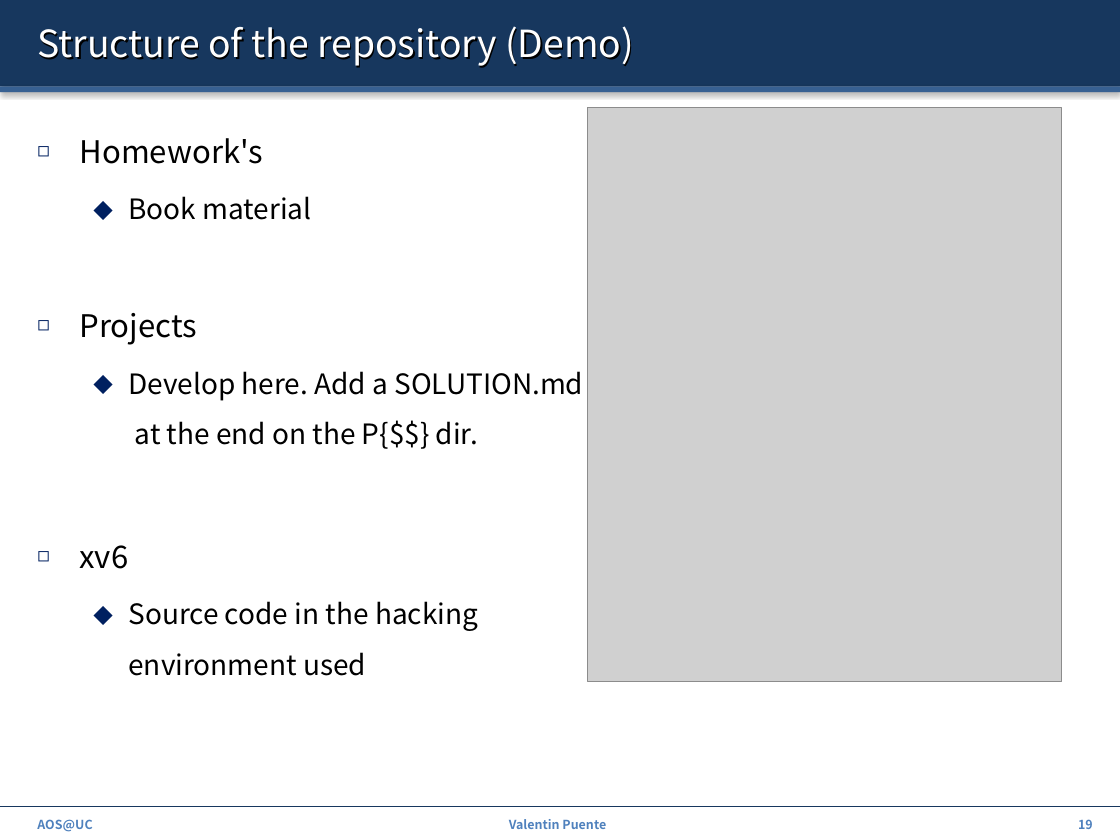
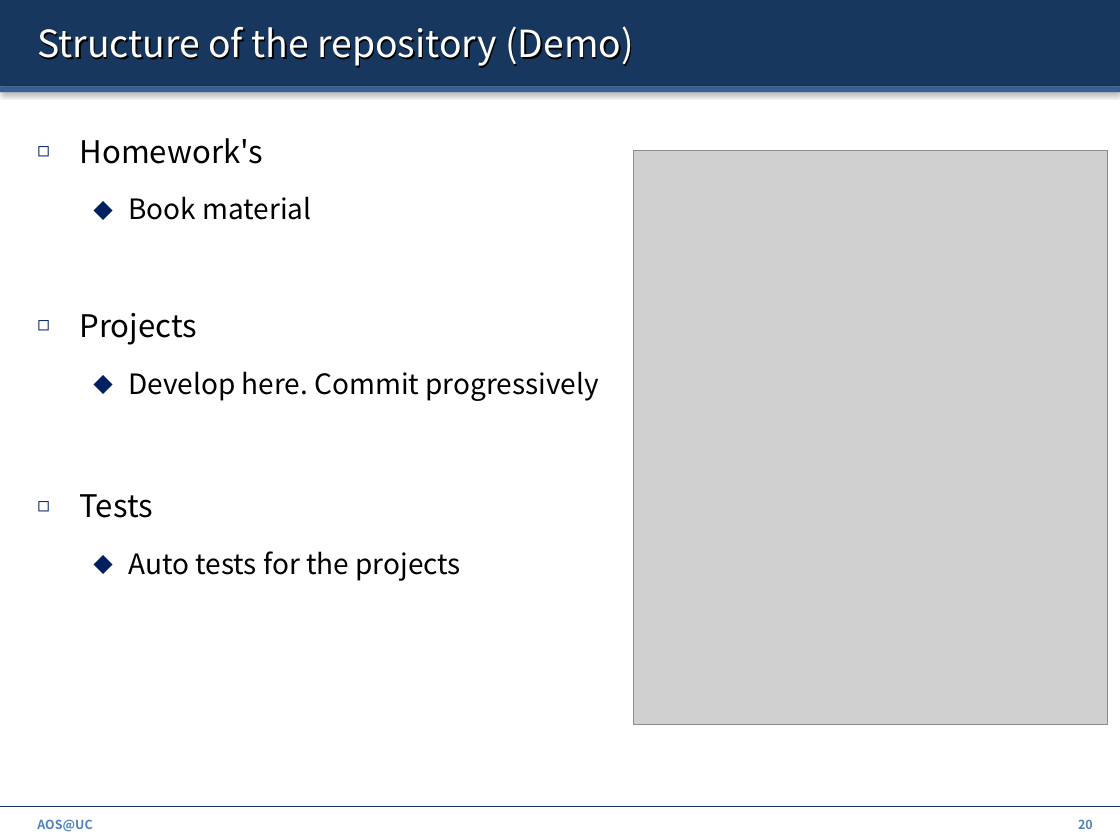
Before and after one commit to ZdravkoDimitrovArnaudov/AOS-XV6-RISCV, a slide deck: slide 20 of Info/00_Intro.pptx (slide 19 before the commit). Drawn at 1120x840 pixels with LibreOffice and Linux fonts; fonts in the diff are those of the drawing; grey boxes stand for pictures. Boxes give left, top, right and bottom in pixels: in the first picture for what was removed or moved away, otherwise in the second. Text is boxed around its words. In the diff, an @@ line names an element or a change of style, - is before the commit and + after.

```diff
--- a/Info/00_Intro.pptx
+++ b/Info/00_Intro.pptx
@@ picture: place and size @@
-picture at <box>588,108,1062,681</box>
+picture at <box>633,150,1107,724</box>
@@ text at <box>79,371,599,581</box>: text changed @@
-  ⬥ Develop here. Add a SOLUTION.md
-    at the end on the P{$$} dir.
-◻ xv6
-  ⬥ Source code in the hacking
-    environment used
+  ⬥ Develop here. Commit progressively
+◻ Tests
+  ⬥ Auto tests for the projects
@@ text removed at <box>509,819,606,829</box> @@
-Valentin Puente
@@ page number at <box>1078,819,1093,829</box>: text changed @@
-19
+20
```
Also in this commit, not shown: 17 other slides changed, 2 slides added.
